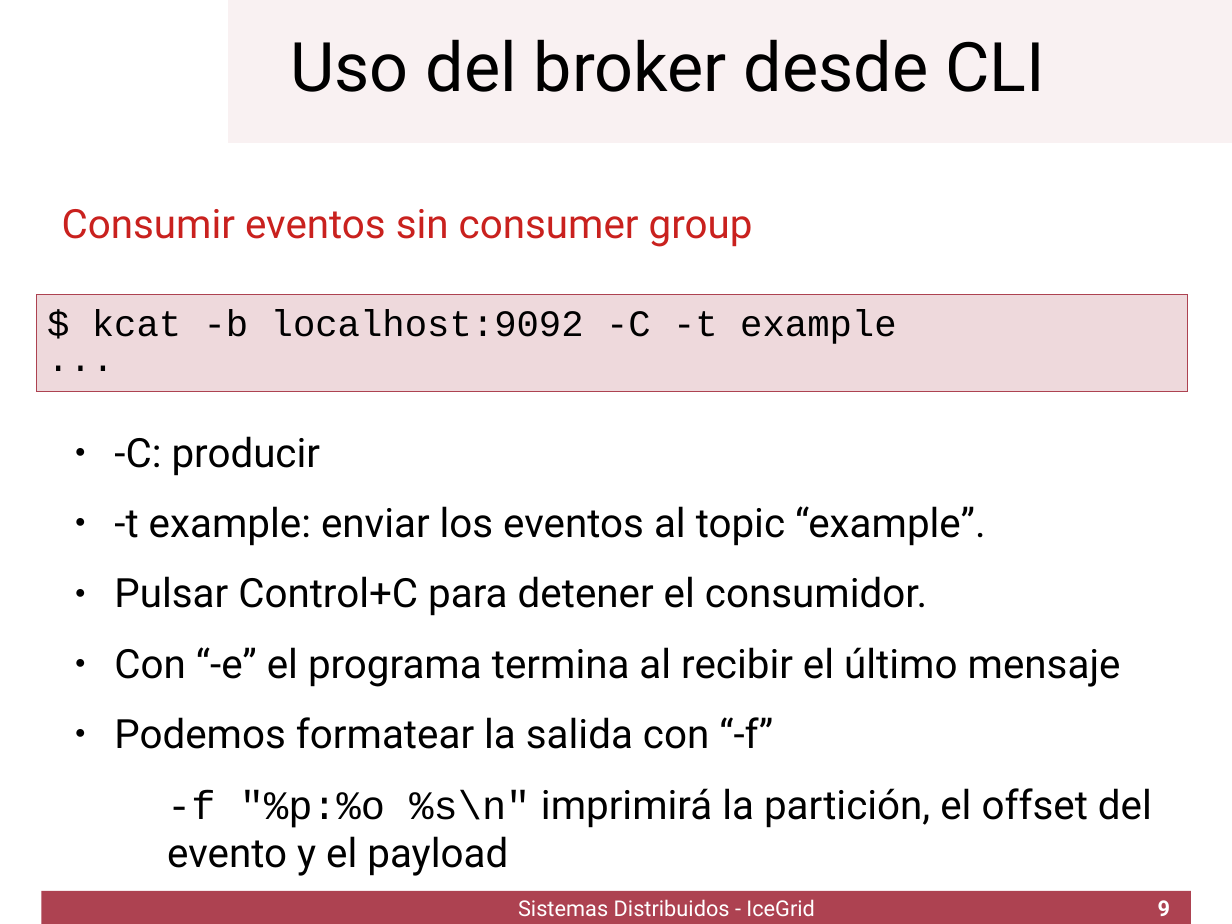
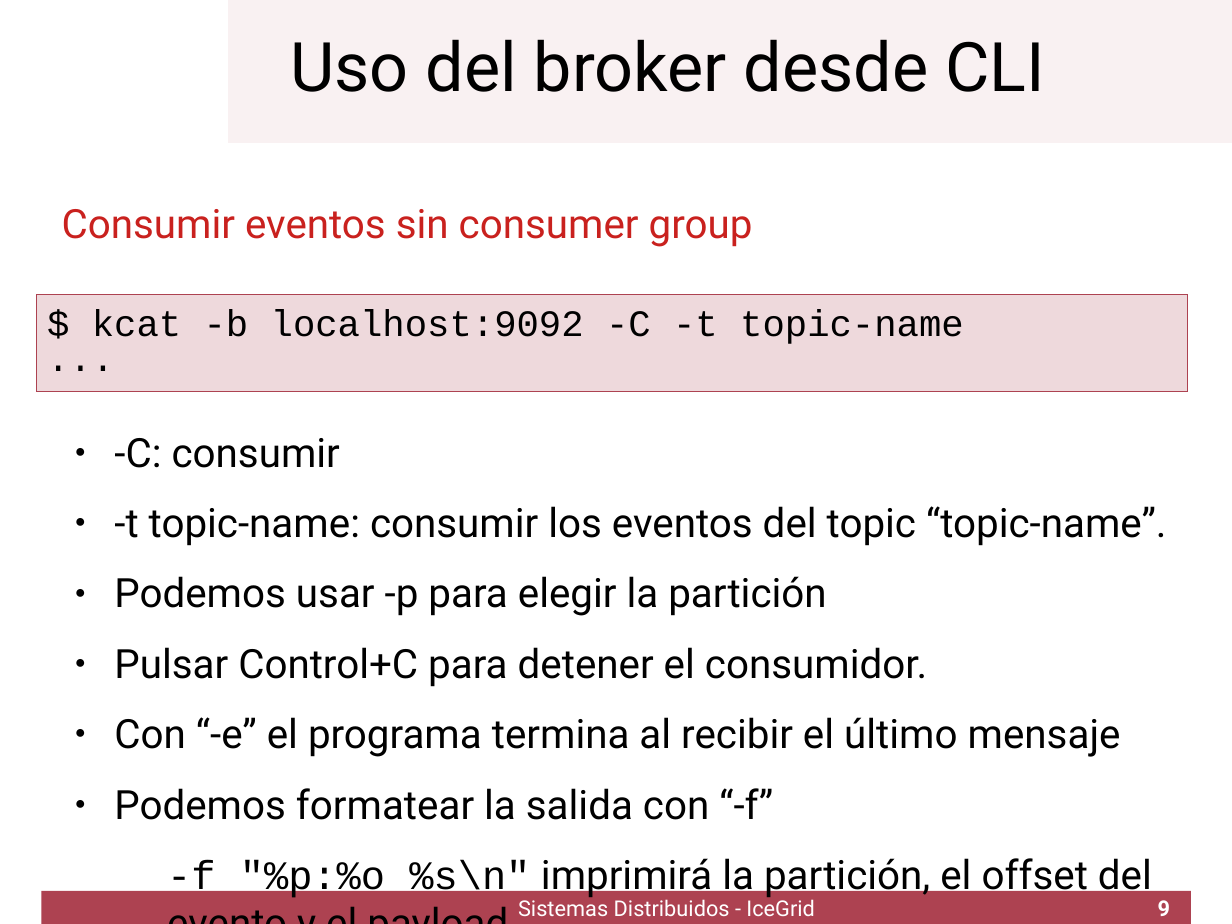
Before and after one commit to UCLM-ESI/ssdd.kafka-lab, a slide deck: slide 9 of kafka1.odp. Drawn at 1232x924 pixels with LibreOffice and Linux fonts; fonts in the diff are those of the drawing; background and template pictures are left out. Boxes give left, top, right and bottom in pixels: in the first picture for what was removed or moved away, otherwise in the second. Text is boxed around its words. In the diff, an @@ line names an element or a change of style, - is before the commit and + after.

Commit message:
New slides

```diff
--- a/kafka1.odp
+++ b/kafka1.odp
@@ title at (92, 309, 964, 344): text changed @@
-$ kcat -b localhost:9092 -C -t example
-...
+$ kcat -b localhost:9092 -C -t topic-name
+...
@@ text at (114, 438, 1167, 616): text changed @@
-● -C: producir
-● -t example: enviar los eventos al topic “example”.
+● -C: consumir
+● -t topic-name: consumir los eventos del topic “topic-name”.
+● Podemos usar -p para elegir la partición
```
Also in this commit, not shown: 1 other slide changed, 4 slides added.
